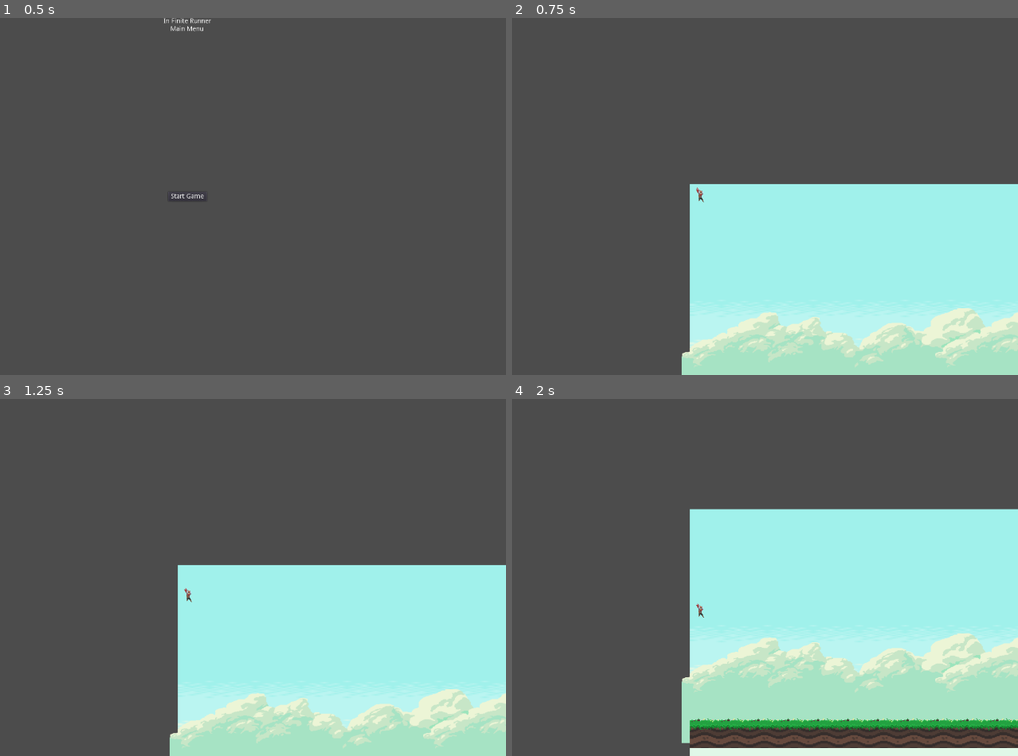
Above: before the commit, frames 1-4 (two rows, left to right).
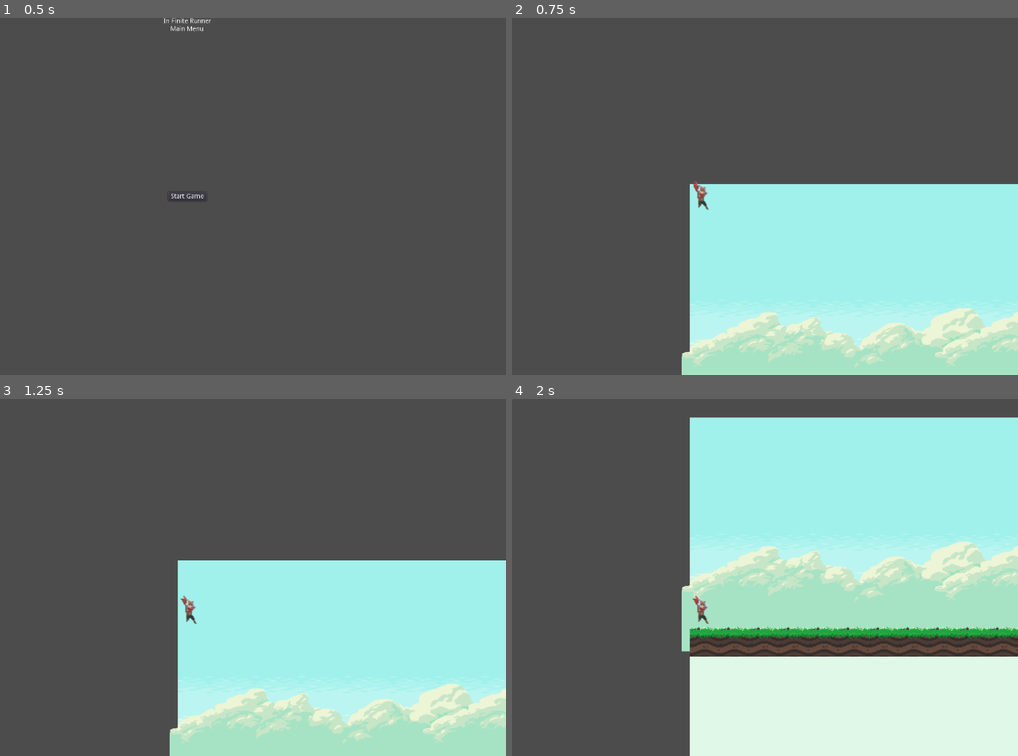
Above: after the commit, the same moments.

Repository: CaptainStack/in-finite-runner
Game: Godot game, scene res://main.tscn
Two runs of this game, one before a commit and one after it. Both use one fixed random seed, a clock stepped at 60 frames per second and the inputs below.
Inputs:
- Up to frame 1 (0.5 s): no input
- Up to frame 2 (0.75 s): click "Start Game" at 0.5 s
- Up to frame 3 (1.25 s): no input
- Up to frame 4 (2 s): hold Right (ui_right) from 1.28 s (still down)

Frame 1 is identical in both runs. In frame 2, 0.1% of the frame differs, in the area x 35-39%, y 45-54%; in frame 3, 4.4%; in frame 4, 53%, in the area x 33-100%, y 5-98%.

Commit message:
double character size to match environment better

Diff:
--- a/player.tscn
+++ b/player.tscn
@@ -56,7 +56,7 @@
 [sub_resource type="CapsuleShape2D" id=2]
 
 custom_solver_bias = 0.0
-radius = 7.41102
+radius = 7.76073
 height = 12.4145
 
 [node name="player" type="RigidBody2D" index="0"]
@@ -69,7 +69,7 @@
 mass = 3.0
 friction = 0.0
 bounce = 0.0
-gravity_scale = 1.0
+gravity_scale = 2.0
 custom_integrator = true
 continuous_cd = 0
 contacts_reported = 3
@@ -86,8 +86,10 @@
 [node name="AnimatedSprite" type="AnimatedSprite" parent="." index="0"]
 
 position = Vector2( -0.0119324, -4.42178 )
+scale = Vector2( 2, 2 )
 frames = SubResource( 1 )
 animation = "jump"
+_sections_unfolded = [ "Transform" ]
 
 [node name="Camera2D" type="Camera2D" parent="." index="1"]
 
@@ -116,6 +118,7 @@
 
 [node name="CollisionShape2D" type="CollisionShape2D" parent="." index="2"]
 
-position = Vector2( 0.579914, 1.85572 )
+position = Vector2( 1.21103, 8.00912 )
+scale = Vector2( 2, 2 )
 shape = SubResource( 2 )
 _sections_unfolded = [ "Transform" ]
